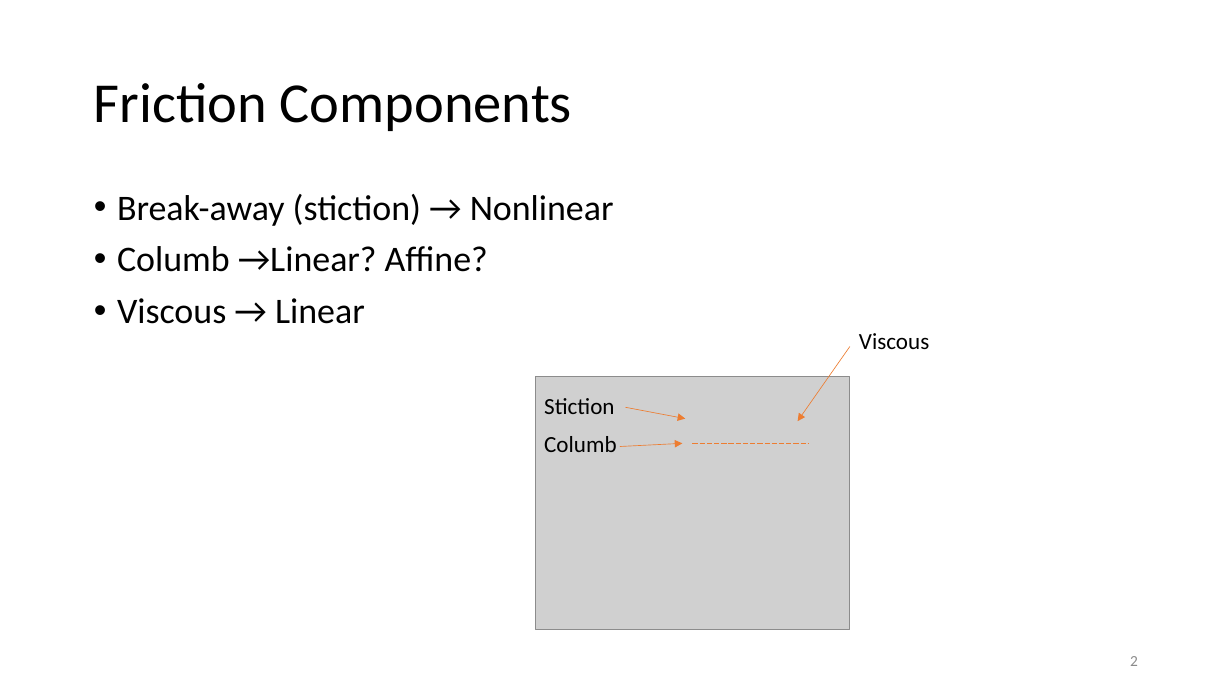
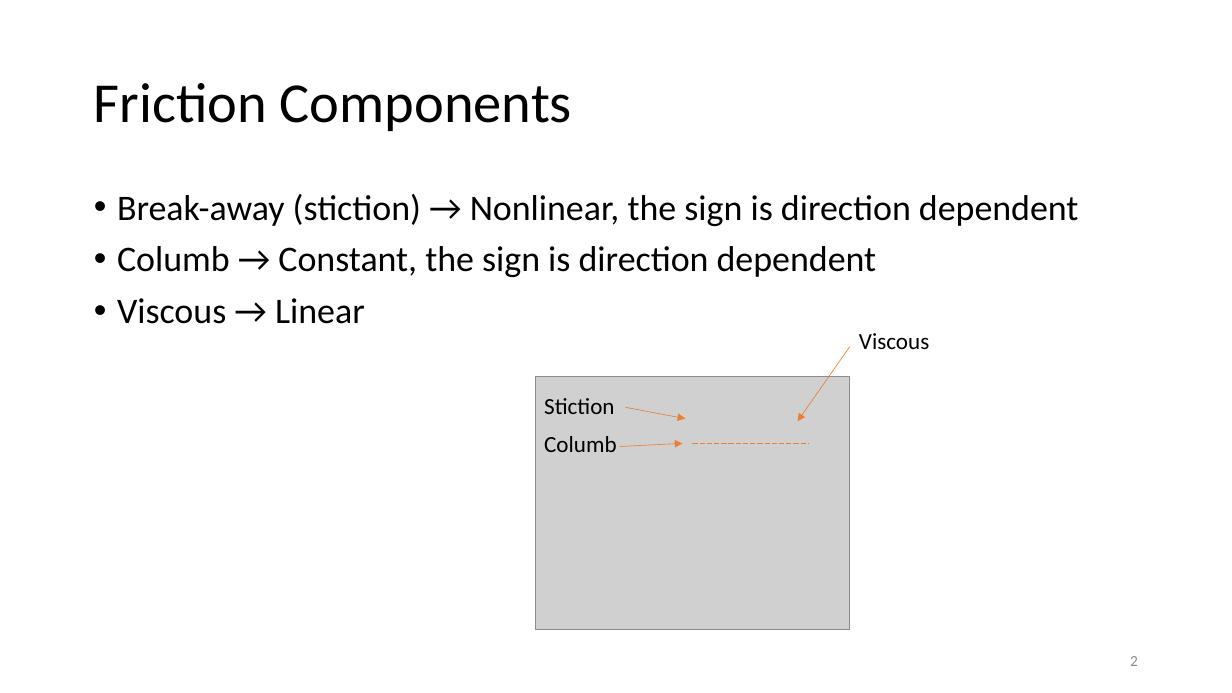
Before and after one commit to auralius/LuGre, a slide deck: slide 2 of The LuGre Friction Model.pptx. Drawn at 1232x693 pixels with LibreOffice and Linux fonts; fonts in the diff are those of the drawing; grey boxes stand for pictures. Boxes give left, top, right and bottom in pixels: in the first picture for what was removed or moved away, otherwise in the second. Text is boxed around its words. In the diff, an @@ line names an element or a change of style, - is before the commit and + after.

Commit message:
Update the PPT file

```diff
--- a/The LuGre Friction Model.pptx
+++ b/The LuGre Friction Model.pptx
@@ text at (x1=117, y1=194, x2=1078, y2=277): text changed @@
-• Break-away (stiction) → Nonlinear
-• Columb →Linear? Affine?
+• Break-away (stiction) → Nonlinear, the sign is direction dependent
+• Columb → Constant, the sign is direction dependent
```
Also in this commit, not shown: 5 other slides changed.
